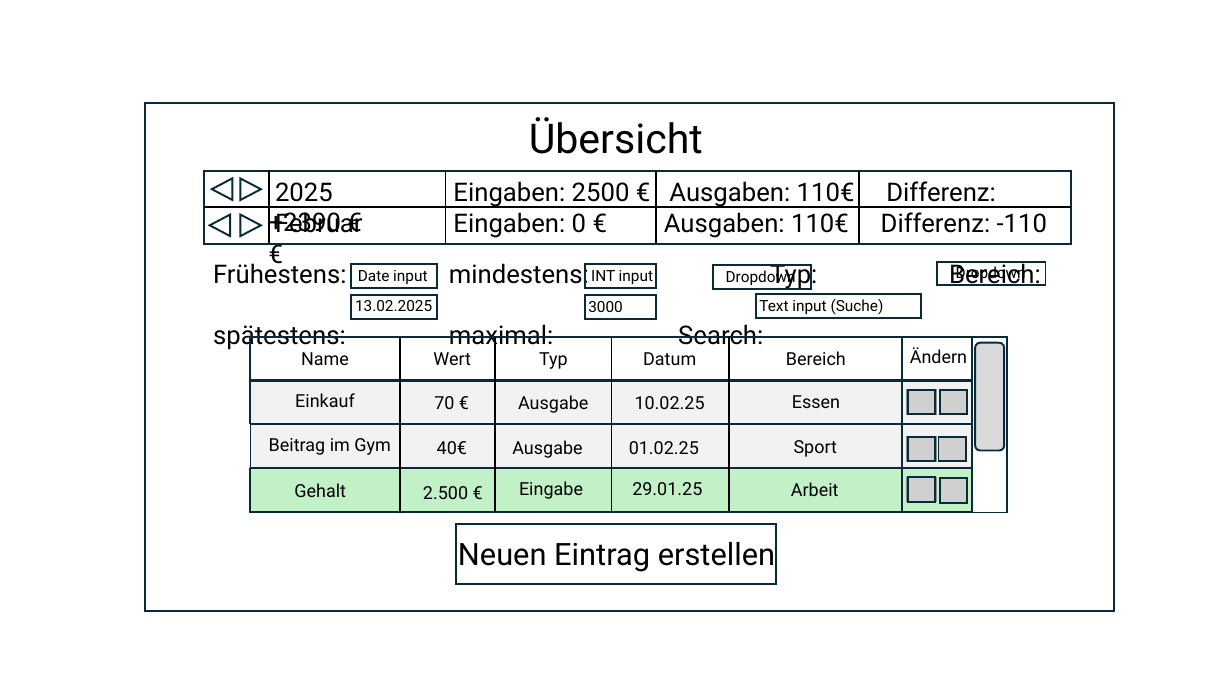
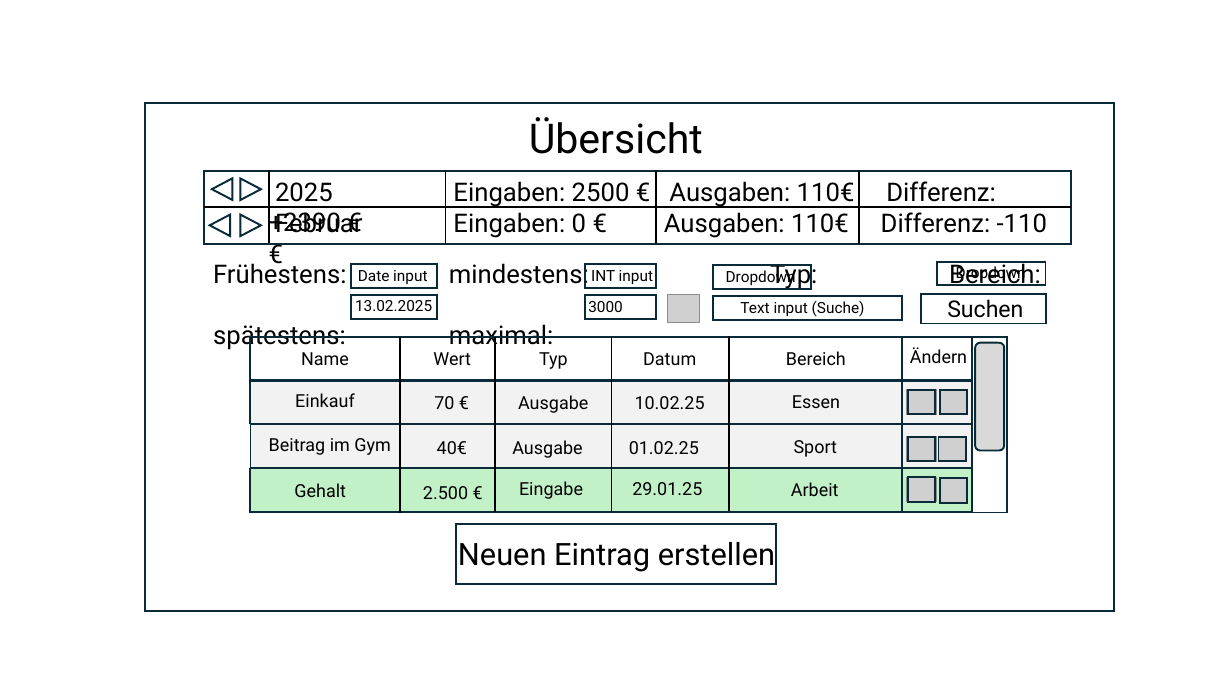
Before and after one commit to Dorin8k/GFNProjekt, a slide deck: slide 4 of Haushaltskasse_Mockup.pptx. Drawn at 1232x693 pixels with LibreOffice and Linux fonts; fonts in the diff are those of the drawing; grey boxes stand for pictures. Boxes give left, top, right and bottom in pixels: in the first picture for what was removed or moved away, otherwise in the second. Text is boxed around its words. In the diff, an @@ line names an element or a change of style, - is before the commit and + after.

```diff
--- a/Haushaltskasse_Mockup.pptx
+++ b/Haushaltskasse_Mockup.pptx
@@ picture added at bbox=[667, 295, 700, 323] @@
@@ rectangle: place and size @@
-rectangle at bbox=[756, 295, 921, 319]
+rectangle at bbox=[713, 297, 902, 321]
@@ text "Text input (Suche)": place and size @@
-text "Text input (Suche)" at bbox=[759, 299, 884, 315]
+text "Text input (Suche)" at bbox=[740, 301, 865, 317]
@@ rectangle added at bbox=[921, 294, 1046, 323], outline #092A39 1.5 pt @@
@@ text added at bbox=[947, 299, 1023, 318], 18 pt, text #000000 @@
+Suchen
@@ text at bbox=[213, 324, 553, 351]: text changed @@
-spätestens: maximal: Search:
+spätestens: maximal:
```
Also in this commit, not shown: 2 slides added.
